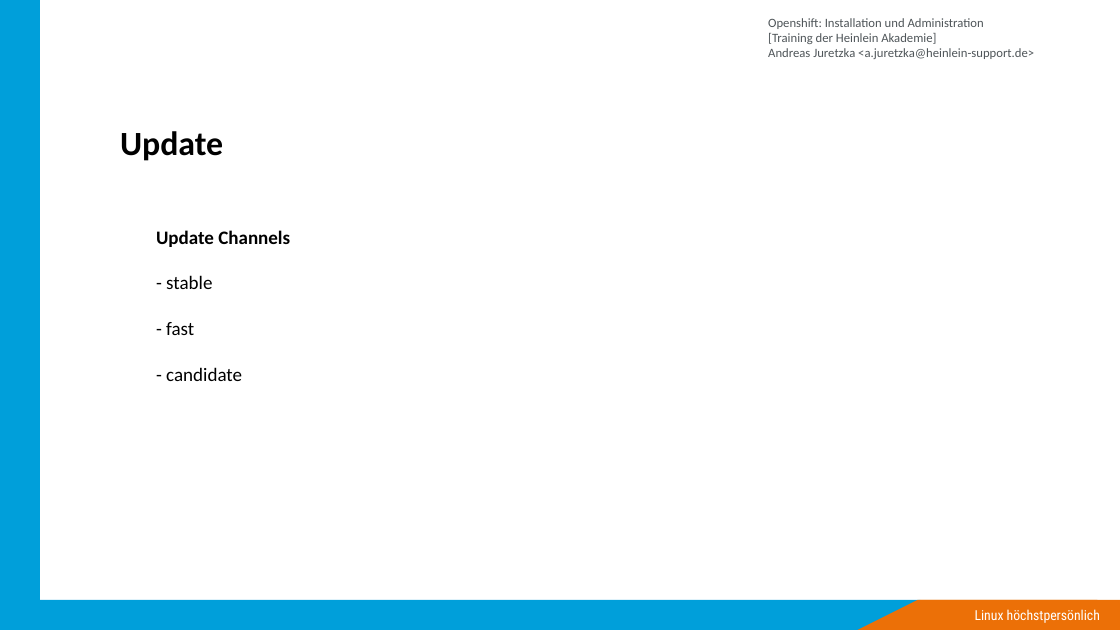
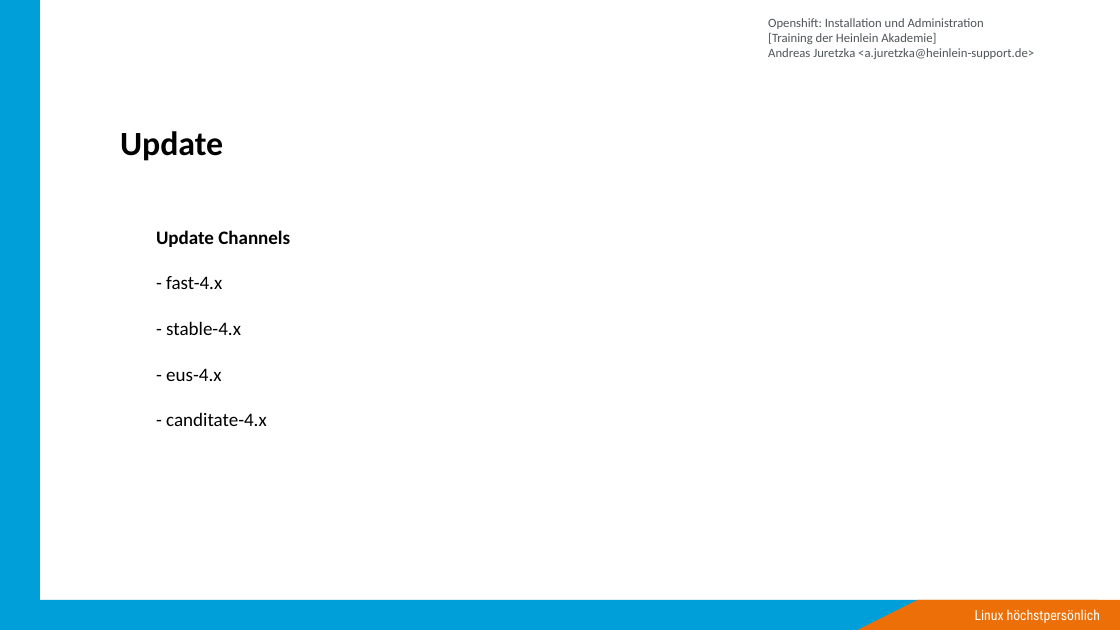
Before and after one commit to ajayten/openshift-kurs-folien, a slide deck: slide 33 of kurs-folien.odp (slide 24 before the commit). Drawn at 1120x630 pixels with LibreOffice and Linux fonts; fonts in the diff are those of the drawing; background and template pictures are left out. Boxes give left, top, right and bottom in pixels: in the first picture for what was removed or moved away, otherwise in the second. Text is boxed around its words. In the diff, an @@ line names an element or a change of style, - is before the commit and + after.

Commit message:
add slides

```diff
--- a/kurs-folien.odp
+++ b/kurs-folien.odp
@@ text at <box>166,276,267,426</box>: text changed @@
-- stable
-- fast
-- candidate
+- fast-4.x
+- stable-4.x
+- eus-4.x
+- canditate-4.x
```
Also in this commit, not shown: 9 other slides changed, 49 slides added, 6 slides removed, 1 other file.
